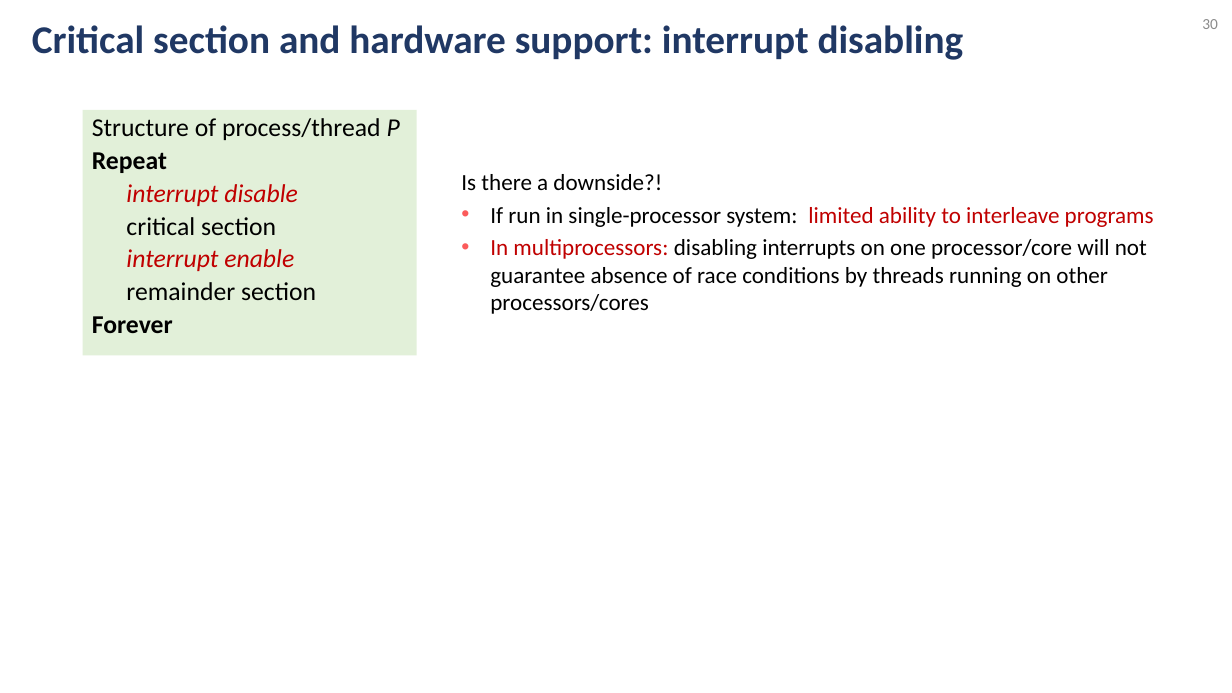
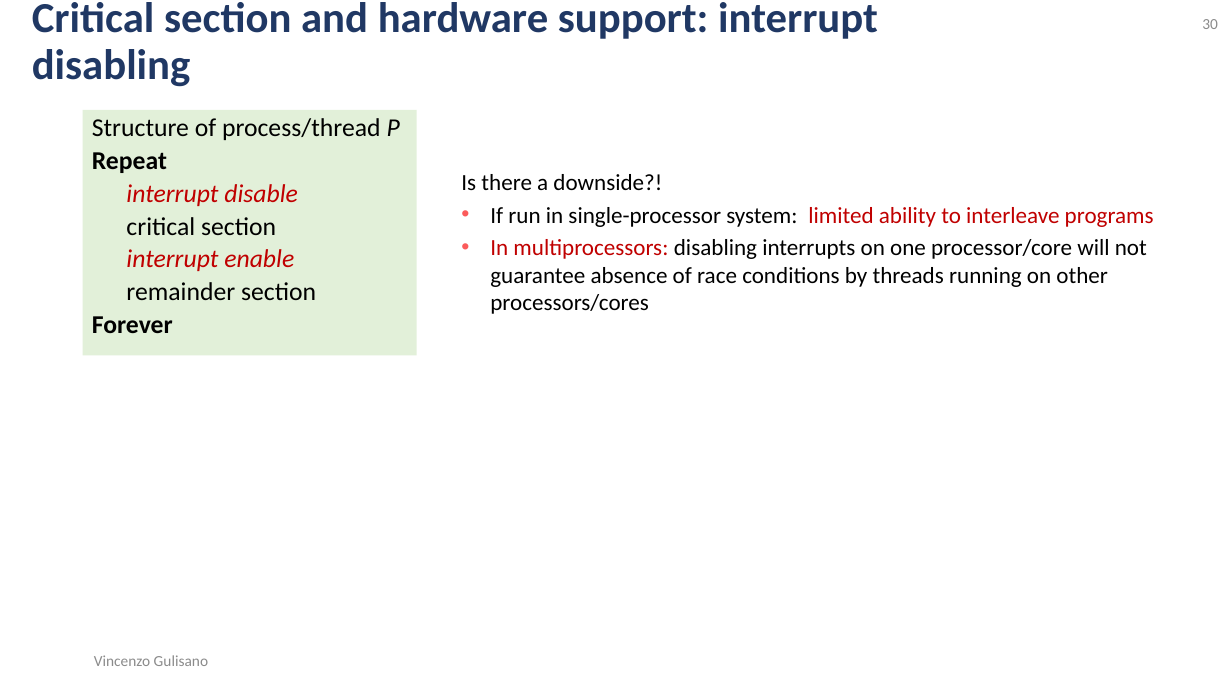
Before and after one commit to vincenzo-gulisano/os_material, a slide deck: slide 30 of slides/synchronization_part_1.pptx. Drawn at 1232x693 pixels with LibreOffice and Linux fonts; fonts in the diff are those of the drawing. Boxes give left, top, right and bottom in pixels: in the first picture for what was removed or moved away, otherwise in the second. Text is boxed around its words. In the diff, an @@ line names an element or a change of style, - is before the commit and + after.

```diff
--- a/slides/synchronization_part_1.pptx
+++ b/slides/synchronization_part_1.pptx
@@ text "Critical section and hardware support: ..." at (x1=32, y1=2, x2=878, y2=87): size 30.6 to 33.3 pt; line spacing 0.8 to 0.9 @@
@@ text added at (x1=94, y1=655, x2=208, y2=666), 12 pt, text #8C8C8C @@
+Vincenzo Gulisano
```
Also in this commit, not shown: 44 other slides changed, 5 other files.
